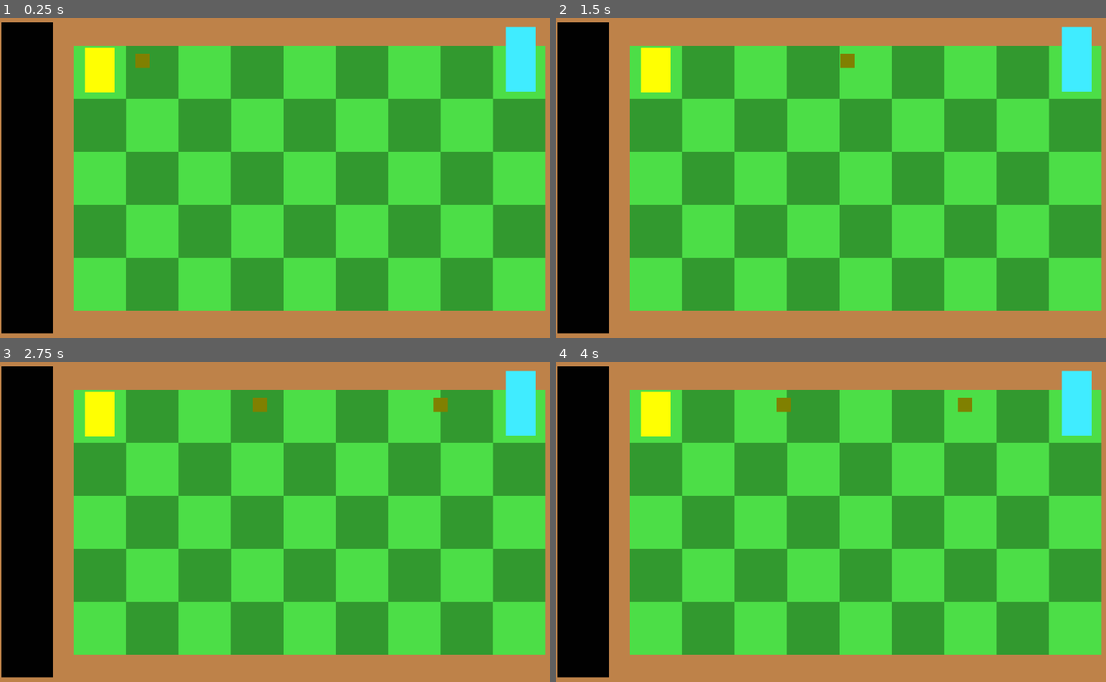
Above: before the commit, frames 1-4 (two rows, left to right).
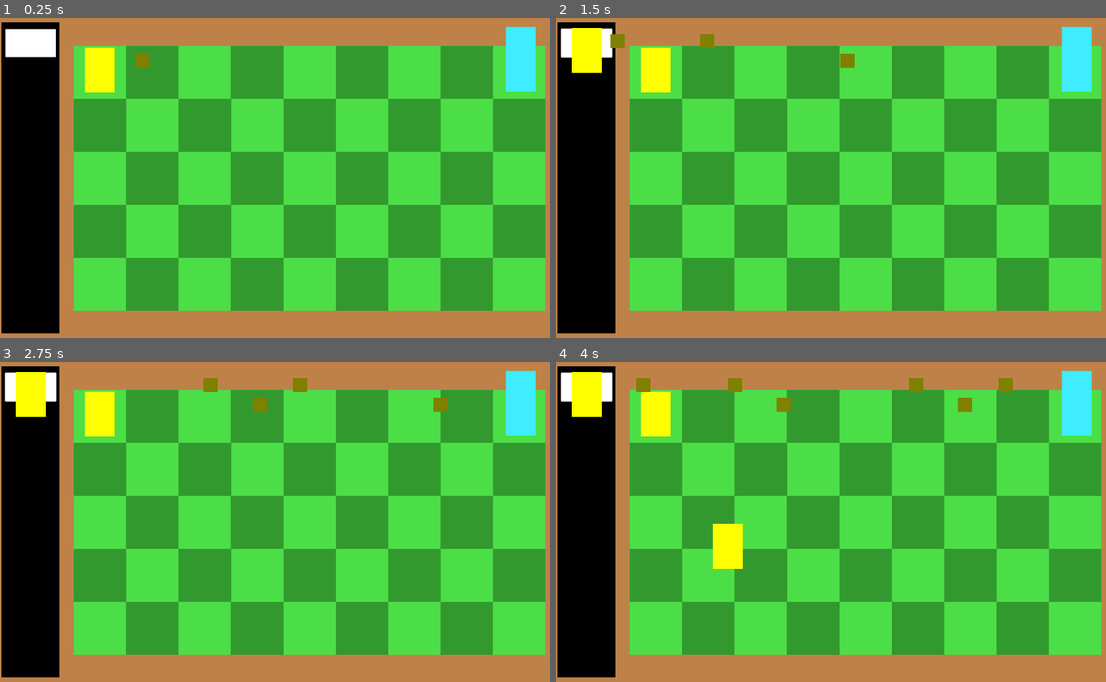
Above: after the commit, the same moments.

Repository: Enzotiso/PvZ-Rougelike
Game: Godot game, scene res://Scenes/phase_2.tscn
The game is run twice, just before and just after one commit, with the same random seed, the same clock (stepped at 60 frames per second) and the same inputs.
Inputs (mouse positions are in pixels of both pictures, inside the frame that each line leads up to):
- Up to frame 1 (0.25 s): no input
- Up to frame 2 (1.5 s): click (589, 43) at 0.52 s; click (589, 43) at 1.27 s
- Up to frame 3 (2.75 s): click (33, 387) at 2.02 s
- Up to frame 4 (4 s): move the mouse to (968, 506) at 2.77 s; move the mouse to (726, 538) at 3.52 s

The runs differ from the first frame. In frame 1, 1.9% of the frame differs, in the area x 0-11%, y 1-99%; in frame 2, 2.4%; in frame 3, 2.5%; in frame 4, 3.5%, in the area x 0-84%, y 1-99%.

Commit message:
made progress on plant placement system

Diff:
--- a/Scenes/attack-plant.tscn
+++ b/Scenes/attack-plant.tscn
@@ -17,3 +17,6 @@
 position = Vector2(50, 67)
 target_position = Vector2(2000, 0)
 collide_with_areas = true
+
+[node name="Marker2DPlacement" type="Marker2D" parent="."]
+position = Vector2(50, 150)
--- /dev/null
+++ b/Scenes/lawn_collision.tscn
@@ -0,0 +1,25 @@
+[gd_scene load_steps=3 format=3 uid="uid://bhq5mhgydynbi"]
+
+[ext_resource type="Script" uid="uid://b7700tir6hmkc" path="res://Scripts/lawn_collision.gd" id="1_tg5pu"]
+
+[sub_resource type="RectangleShape2D" id="RectangleShape2D_0xxbk"]
+size = Vector2(174, 176)
+
+[node name="Lawn_Collision" type="Node2D"]
+script = ExtResource("1_tg5pu")
+
+[node name="StaticBody2D" type="StaticBody2D" parent="."]
+input_pickable = true
+metadata/_edit_lock_ = true
+
+[node name="CollisionShape2D" type="CollisionShape2D" parent="StaticBody2D"]
+position = Vector2(0, -88)
+shape = SubResource("RectangleShape2D_0xxbk")
+metadata/_edit_lock_ = true
+
+[node name="Marker2DPlacement" type="Marker2D" parent="."]
+position = Vector2(0, -20)
+metadata/_edit_lock_ = true
+
+[connection signal="mouse_shape_entered" from="StaticBody2D" to="." method="_on_static_body_2d_mouse_shape_entered"]
+[connection signal="mouse_shape_exited" from="StaticBody2D" to="." method="_on_static_body_2d_mouse_shape_exited"]
--- a/Scenes/phase_2.tscn
+++ b/Scenes/phase_2.tscn
@@ -1,10 +1,12 @@
-[gd_scene load_steps=6 format=3 uid="uid://b2pjrl6iuws6x"]
+[gd_scene load_steps=8 format=3 uid="uid://b2pjrl6iuws6x"]
 
 [ext_resource type="Texture2D" uid="uid://cite5lmyllqyl" path="res://Assets/Phase 2/TD-Grid.png" id="1_557bc"]
 [ext_resource type="Texture2D" uid="uid://bn8w3mper1xg8" path="res://Assets/Phase 2/TD-Dirt.png" id="1_d628u"]
 [ext_resource type="PackedScene" uid="uid://bijn6o8xw0mdb" path="res://Scenes/attack-plant.tscn" id="2_d32x3"]
 [ext_resource type="PackedScene" uid="uid://ciayq3jq1daes" path="res://Scenes/zombie.tscn" id="3_d628u"]
+[ext_resource type="PackedScene" uid="uid://bhq5mhgydynbi" path="res://Scenes/lawn_collision.tscn" id="3_gtpho"]
 [ext_resource type="PackedScene" uid="uid://bfmdglfr6k0iq" path="res://Scenes/seed_bar.tscn" id="3_wfy0e"]
+[ext_resource type="Script" uid="uid://bi70a44yhl4u1" path="res://Scripts/controller_plant_placement.gd" id="7_2cfn4"]
 
 [node name="Phase 2" type="Node2D"]
 
@@ -22,11 +24,36 @@
 texture = ExtResource("1_557bc")
 metadata/_edit_lock_ = true
 
-[node name="Seed-Bar" parent="Background Assets" instance=ExtResource("3_wfy0e")]
+[node name="Lawn_Collision1x1" parent="Background Assets/Background Lawn" instance=ExtResource("3_gtpho")]
+position = Vector2(-854.2783, -325.67084)
+scale = Vector2(1.2151898, 1.2151898)
+
+[node name="Lawn_Collision1x2" parent="Background Assets/Background Lawn" instance=ExtResource("3_gtpho")]
+position = Vector2(-854.27856, -109.36719)
+scale = Vector2(1.2151898, 1.2151898)
+
+[node name="Lawn_Collision1x3" parent="Background Assets/Background Lawn" instance=ExtResource("3_gtpho")]
+position = Vector2(-854.2783, 106.93677)
+scale = Vector2(1.2151898, 1.2151898)
+
+[node name="Lawn_Collision1x4" parent="Background Assets/Background Lawn" instance=ExtResource("3_gtpho")]
+position = Vector2(-854.2783, 322.0253)
+scale = Vector2(1.2151898, 1.2151898)
+
+[node name="Lawn_Collision1x5" parent="Background Assets/Background Lawn" instance=ExtResource("3_gtpho")]
+position = Vector2(-854.27844, 539.5443)
+scale = Vector2(1.2151898, 1.2151898)
+
+[node name="Seed_Bar" parent="Background Assets" instance=ExtResource("3_wfy0e")]
 position = Vector2(5, 17)
 
-[node name="Attack-Plant" parent="." instance=ExtResource("2_d32x3")]
+[node name="Attack_Plant" parent="." instance=ExtResource("2_d32x3")]
 position = Vector2(284, 102)
 
 [node name="Zombie" parent="." instance=ExtResource("3_d628u")]
 position = Vector2(1695, 32)
+
+[node name="Scene Controllers" type="Node" parent="."]
+
+[node name="controller_plantPlacement" type="Node2D" parent="Scene Controllers"]
+script = ExtResource("7_2cfn4")
--- a/Scenes/seed_bar.tscn
+++ b/Scenes/seed_bar.tscn
@@ -1,10 +1,15 @@
-[gd_scene load_steps=2 format=3 uid="uid://bfmdglfr6k0iq"]
+[gd_scene load_steps=3 format=3 uid="uid://bfmdglfr6k0iq"]
 
+[ext_resource type="Script" uid="uid://du0v032i5fwgl" path="res://Scripts/seed_bar.gd" id="1_ro8uu"]
 [ext_resource type="Texture2D" uid="uid://pn62c7cnrvib" path="res://Assets/Phase 2/TD-SeedBar.png" id="1_xlw4k"]
 
-[node name="Seed-Bar" type="Node2D"]
+[node name="seed_bar" type="Node2D"]
+script = ExtResource("1_ro8uu")
 
 [node name="Sprite2D" type="Sprite2D" parent="."]
-position = Vector2(86.5, 521.25)
-scale = Vector2(0.6892431, 0.9995206)
+position = Vector2(97, 521.25)
+scale = Vector2(0.77290833, 0.9995206)
 texture = ExtResource("1_xlw4k")
+
+[node name="Marker2DSeedslot1" type="Marker2D" parent="Sprite2D"]
+position = Vector2(-115, -516)
--- /dev/null
+++ b/Scenes/seed_packet.tscn
@@ -0,0 +1,17 @@
+[gd_scene load_steps=2 format=3 uid="uid://da8aadx8oesji"]
+
+[ext_resource type="Script" uid="uid://c5ten6ir3r15b" path="res://Scripts/seed_packet.gd" id="1_hht7m"]
+
+[node name="seed_packet" type="Node2D"]
+script = ExtResource("1_hht7m")
+
+[node name="ButtonSeedpacket" type="Button" parent="."]
+offset_right = 168.73009
+offset_bottom = 94.0
+scale = Vector2(1.0015997, 1)
+
+[node name="Polygon2DSeedpacket" type="Polygon2D" parent="ButtonSeedpacket"]
+scale = Vector2(1.0965743, 1.0965743)
+polygon = PackedVector2Array(0, 0, 154, 0, 154, 86, 0, 86)
+
+[connection signal="button_up" from="ButtonSeedpacket" to="." method="_on_button_seedpacket_button_up"]
--- /dev/null
+++ b/Scripts/controller_plant_placement.gd
@@ -0,0 +1,24 @@
+extends Node2D
+
+var active_tile
+
+#need to do
+#connect to this to the seed_packets generated in seed_bar
+#place ghost of current plant on marker when _on_tile_hovered is called
+#place plant on click and remove it from mouse track
+#actually probs just move the mouse track logic to here and only have seed_packet send plant info
+
+
+
+
+#function is linked to lawn_collision under background Lawn node
+func _on_tile_hovered(tile):
+	active_tile = tile
+	#plant_instance.global_position = tile.global_position
+	print("here", tile)
+
+
+# Called when the node enters the scene tree for the first time.
+func _ready() -> void:
+	for tile in $"../../Background Assets/Background Lawn".get_children():
+		tile.tile_hovered.connect(_on_tile_hovered)
--- /dev/null
+++ b/Scripts/lawn_collision.gd
@@ -0,0 +1,12 @@
+extends Node2D
+
+signal tile_hovered(tile)
+signal tile_unhovered(tile)
+
+#grabs the plant info and makes a ghost of plant at marker2DPlacement
+func _on_static_body_2d_mouse_shape_entered(shape_idx: int) -> void:
+	tile_hovered.emit(self)
+
+#Removes Ghost
+func _on_static_body_2d_mouse_shape_exited(shape_idx: int) -> void:
+	tile_unhovered.emit(self)
--- /dev/null
+++ b/Scripts/seed_bar.gd
@@ -0,0 +1,17 @@
+extends Node2D
+
+#Preloads seedpacket
+const Seedpacket = preload("res://Scenes/seed_packet.tscn")
+
+
+
+
+# Remake this function when you recreate the seed packet selection menu
+func populateSeedBar():
+	var new_instance = Seedpacket.instantiate()
+	new_instance.global_position = $Sprite2D/Marker2DSeedslot1.global_position
+	add_child(new_instance)
+
+# Called when the node enters the scene tree for the first time.
+func _ready() -> void:
+	populateSeedBar()
--- /dev/null
+++ b/Scripts/seed_packet.gd
@@ -0,0 +1,29 @@
+extends Node2D
+
+var pressed = false
+var plant_scene
+var plant_instance
+
+
+#Needs some way to tell which plant is in this packet
+#Place copy of plant over players cursor
+#When mousing over a correct placement, ghost of plant over that
+#Places plant only on select spaces on the lawn grid
+#Can be canceled with right click, clicking the button again, or by trying to place a plant where it isnt allowed
+
+
+# Called when the node enters the scene tree for the first time.
+func _ready() -> void:
+	plant_scene = preload("res://Scenes/attack-plant.tscn")
+
+
+# Called every frame. 'delta' is the elapsed time since the previous frame.
+func _process(delta: float) -> void:
+	if pressed:
+		plant_instance.global_position = get_global_mouse_position() + Vector2(-50,-50) #Vector 2 to center cursor on plant, use markers later
+
+
+func _on_button_seedpacket_button_up() -> void:
+	pressed = true
+	plant_instance = plant_scene.instantiate()
+	get_tree().current_scene.add_child(plant_instance)
Not shown, added: Scripts/controller_plant_placement.gd.uid
Not shown, added: Scripts/lawn_collision.gd.uid
Not shown, added: Scripts/seed_bar.gd.uid
Not shown, added: Scripts/seed_packet.gd.uid
Not shown, added: Scenes/seed_packet.tscn786646736638.tmp
